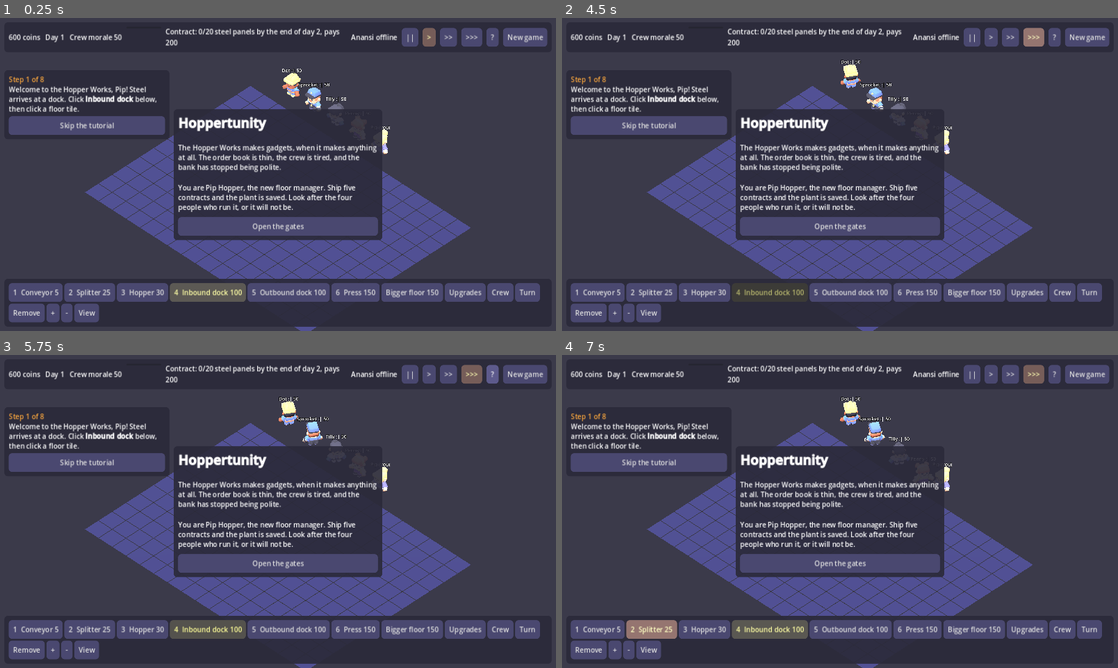
Above: before the commit, frames 1-4 (two rows, left to right).
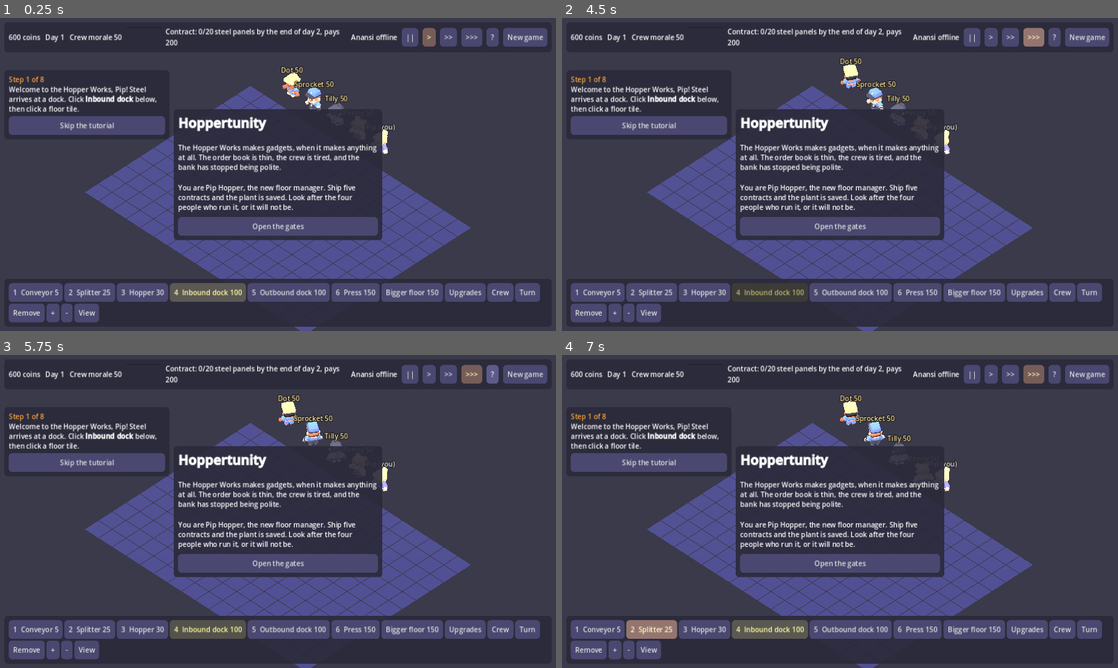
Above: after the commit, the same moments.

Repository: avielbaum/anansi
Game: Godot game, scene res://main.tscn
Same seed, same stepped clock (60 frames per second), same inputs: the game is played once before the commit and once after it.
Inputs:
- Up to frame 1 (0.25 s): no input
- Up to frame 2 (4.5 s): click "New game" at 0.5 s; click "New game" at 1.25 s; click "||" at 2 s; click ">" at 2.75 s; click ">>" at 3.5 s; click ">>>" at 4.25 s
- Up to frame 3 (5.75 s): click "?" at 5 s
- Up to frame 4 (7 s): click "1 Conveyor 5" at 5.75 s; click "2 Splitter 25" at 6.5 s

The runs differ from the first frame. In frame 1, 0.3% of the frame differs, in the area x 50-72%, y 15-37%; in frame 2, 0.3%; in frame 3, 0.3%, in the area x 50-72%, y 12-37%; in frame 4, 0.3%.

Commit message:
Hoppertunity: the crew's name tags join the 2D overlay, coloured by mood
Co-Authored-By: Claude Fable 5.2 <noreply@anthropic.com>

Diff:
--- a/examples/hoppertunity/src/main.gd
+++ b/examples/hoppertunity/src/main.gd
@@ -547,16 +547,6 @@
 		ap.get_animation("idle").loop_mode = Animation.LOOP_LINEAR
 		ap.play("idle")
 		ap.seek(i * 0.4)
-		var tag := Label3D.new()
-		tag.name = "tag"
-		tag.billboard = BaseMaterial3D.BILLBOARD_ENABLED
-		tag.no_depth_test = true
-		tag.font_size = 40
-		tag.outline_size = 10
-		tag.pixel_size = 0.006 / n.scale.x
-		tag.position = Vector3(0, 1.0, 0)
-		tag.text = "Pip (you)" if id == "pip" else ""
-		n.add_child(tag)
 		add_child(n)
 		crew_nodes[id] = n
 		crew_home[id] = n.position
@@ -707,23 +697,30 @@
 
 
 func _draw_tags() -> void:
-	var now := [cam.transform, zoom, sim.ticks, sim.cells.size()]
+	var now := [cam.transform, zoom, sim.ticks, sim.cells.size(), crew_nodes.values().map(func(n): return n.position)]
 	if now != tags_seen:  # repaint only when the view or the factory changed
 		tags_seen = now
 		tag_canvas.queue_redraw()
-	for id in Data.CREW:
-		crew_nodes[id].get_node("tag").text = "%s %s %d" % [Data.CREW[id].name, {"low": ":(", "mid": ":|", "high": ":)"}[sim.mood(id)], int(sim.morale[id])]
 
 
 ## Paint every building's tag on one 2D overlay. They used to be a Label3D each, and a few hundred of those made the
 ## browser build draw no 3D at all (672 hoppers with labels: blank; without: fine).
 func _paint_tags() -> void:
-	if zoom > 26.0:  # too far out to read: skip them, which also keeps a huge floor fast
-		return
 	var font := ThemeDB.fallback_font
 	var size := clampi(int(260.0 / zoom), 10, 20)
+	var taken: Array[Rect2] = []  # where tags already are: one that would land on another is nudged up a line
+	for id in crew_nodes:  # people first: their names and morale, coloured by mood, at any zoom
+		var label := "Pip (you)" if id == "pip" else "%s %d" % [Data.CREW[id].name, int(sim.morale[id])]
+		var ink: Color = Color.WHITE if id == "pip" else {"low": Color.TOMATO, "mid": Color("ffe9a8"), "high": Color("9be8a4")}[sim.mood(id)]
+		var spot := cam.unproject_position(crew_nodes[id].position + Vector3(0, 1.45, 0))
+		var wide := font.get_string_size(label, HORIZONTAL_ALIGNMENT_LEFT, -1, size).x
+		spot.x -= wide / 2
+		taken.append(Rect2(spot.x, spot.y - size, wide, size))
+		tag_canvas.draw_string_outline(font, spot, label, HORIZONTAL_ALIGNMENT_LEFT, -1, size, 5, Color.BLACK)
+		tag_canvas.draw_string(font, spot, label, HORIZONTAL_ALIGNMENT_LEFT, -1, size, ink)
+	if zoom > 26.0:  # too far out to read the buildings' tags: skip them, which also keeps a huge floor fast
+		return
 	var screen := tag_canvas.get_rect().grow(60)
-	var taken: Array[Rect2] = []  # where tags already are: one that would land on another is nudged up a line
 	for pos in views:
 		var c: Dictionary = sim.cells[pos]
 		var at := cam.unproject_position(_center(pos) + Vector3(0, 2.0 if c.kind in ["inbound", "outbound"] else 1.4, 0))
Binary file changed: examples/hoppertunity/docs/screenshot.png
